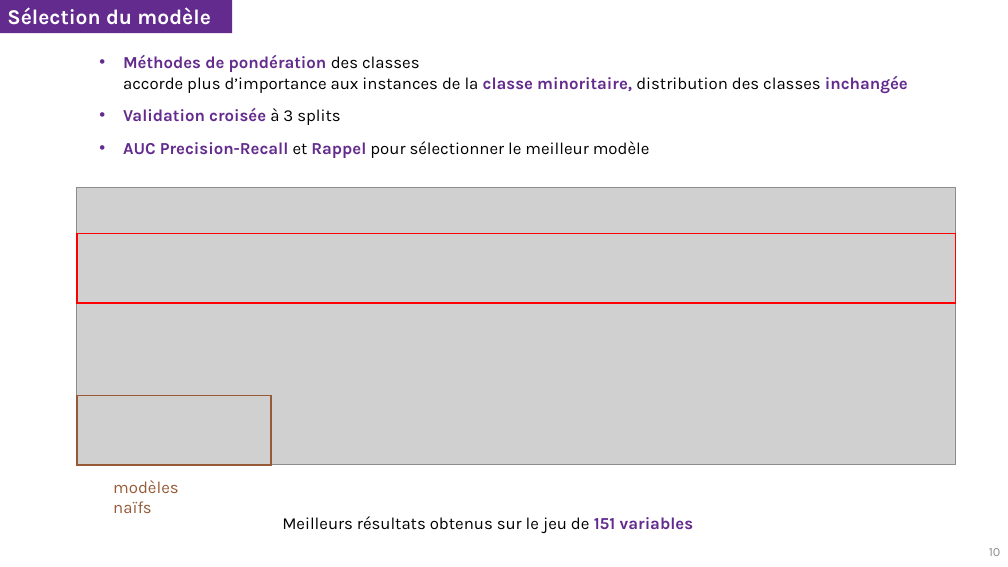
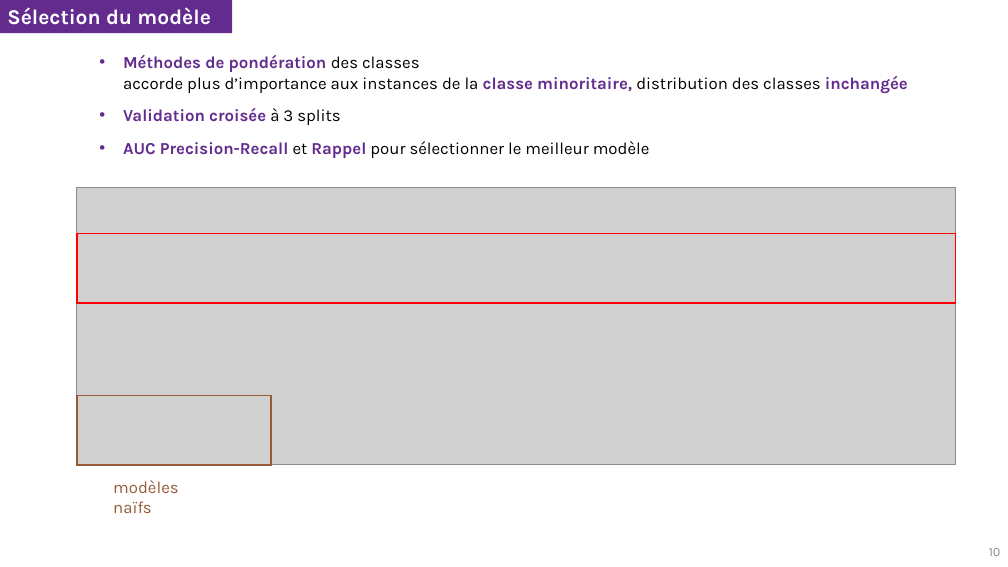
Before and after one commit to OJ57/OP_project_7, a slide deck: slide 10 of Jamadi_Omar_5_presentation_032023.pptx. Drawn at 1008x567 pixels with LibreOffice and Linux fonts; fonts in the diff are those of the drawing; grey boxes stand for pictures. Boxes give left, top, right and bottom in pixels: in the first picture for what was removed or moved away, otherwise in the second. Text is boxed around its words. In the diff, an @@ line names an element or a change of style, - is before the commit and + after.

```diff
--- a/Jamadi_Omar_5_presentation_032023.pptx
+++ b/Jamadi_Omar_5_presentation_032023.pptx
@@ text removed at [282,516,693,533] @@
-Meilleurs résultats obtenus sur le jeu de 151 variables
```
Also in this commit, not shown: 3 other slides changed, 1 other file.
